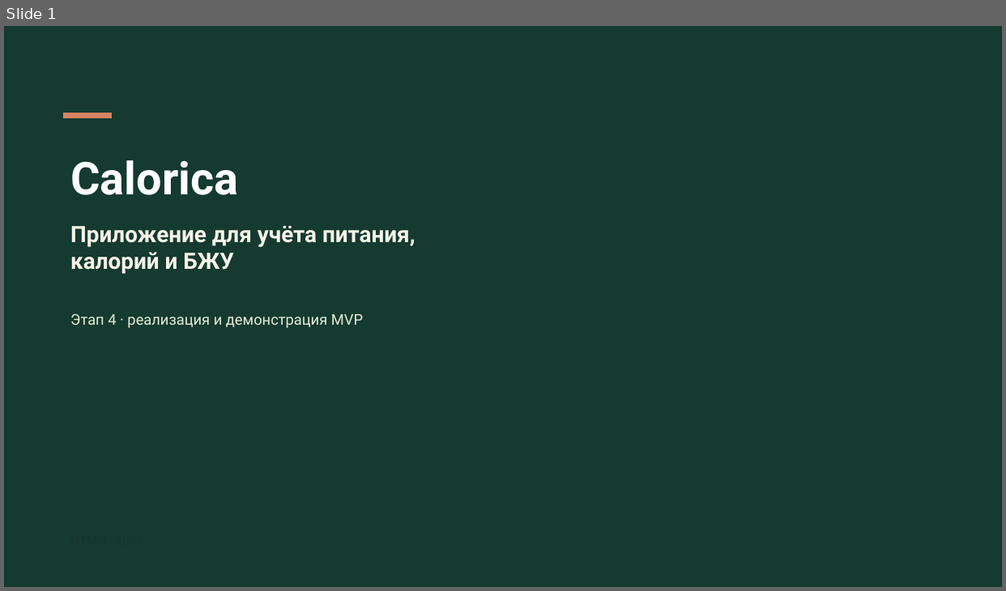
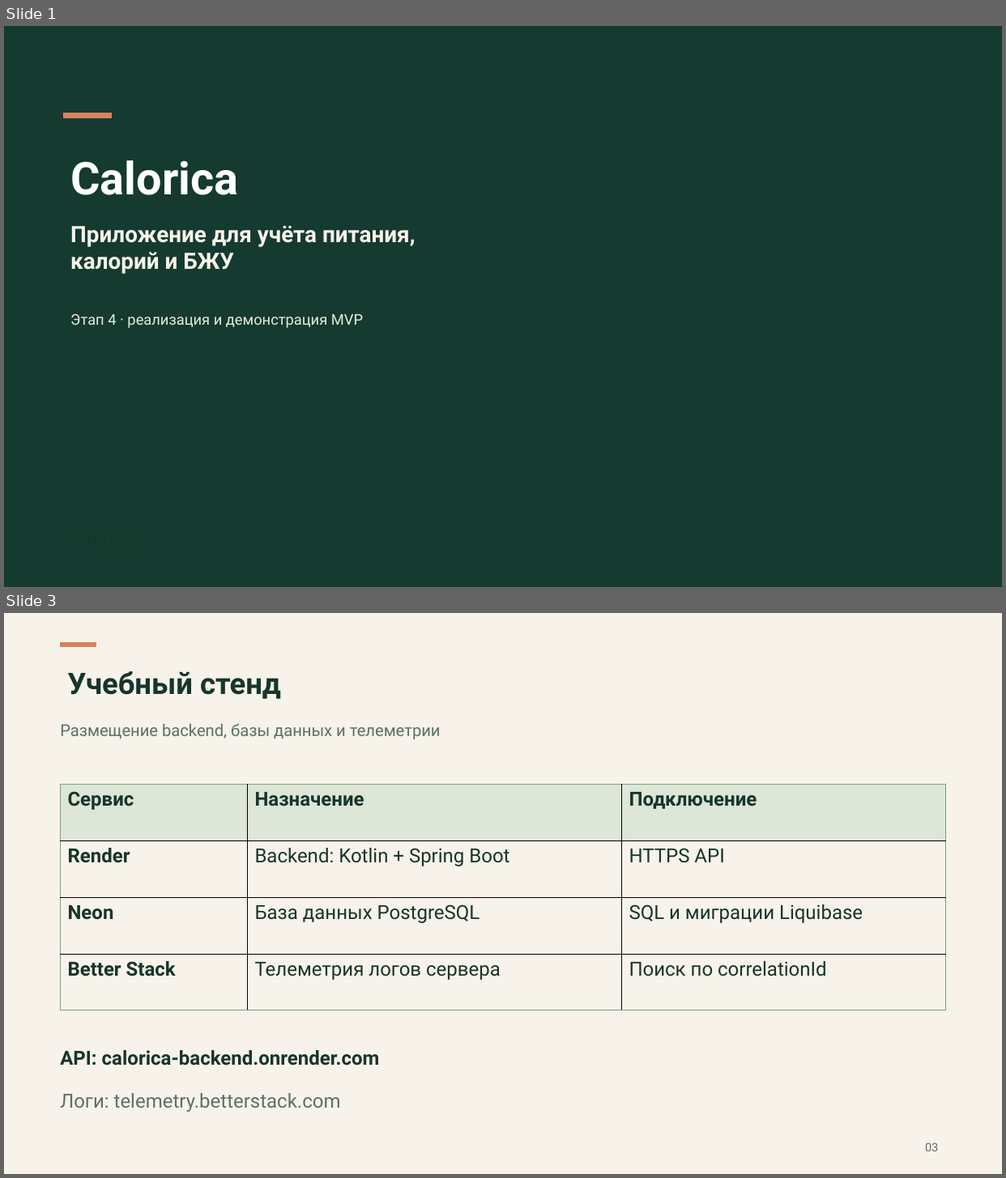
Before and after one commit to rurkk/Calorica, a slide deck: docs/semester-mvp/stage-4/Calorica-stage-4.pptx. Shown one above the other, each under a label of ours: slide 1 before the commit, slides 1 and 3 after it; the slides between them are not shown. The pictures are 1006x591 and 1006x1178 pixels, drawn with LibreOffice and Linux fonts; fonts in the diff are those of the drawing; background and template pictures are left out. Boxes give left, top, right and bottom in pixels: in the first picture for what was removed or moved away, otherwise in the second. Text is boxed around its words. In the diff, an @@ line names an element or a change of style, - is before the commit and + after.

```diff
--- a/docs/semester-mvp/stage-4/Calorica-stage-4.pptx
+++ b/docs/semester-mvp/stage-4/Calorica-stage-4.pptx
@@ slide 3 added at [4, 613, 1002, 1174], background #F7F3EA @@
@@ rectangle added at [60, 643, 96, 647], fill #D78461, outline #D78461 0 pt @@
@@ text added at [67, 671, 281, 699], 28.5 pt, text #17352B, bold @@
+Учебный стенд
@@ text added at [60, 723, 441, 739], 15.8 pt, text #5E7066 @@
+Размещение backend, базы данных и телеметрии
@@ table added at [60, 785, 946, 1011], 4 rows, 3 columns @@
+Сервис | Назначение | Подключение
+Render | Backend: Kotlin + Spring Boot | HTTPS API
+Neon | База данных PostgreSQL | SQL и миграции Liquibase
+Better Stack | Телеметрия логов сервера | Поиск по correlationId
@@ text added at [60, 1050, 380, 1066], 18.8 pt, text #17352B, bold @@
+API: calorica-backend.onrender.com
@@ text added at [60, 1093, 341, 1112], 18.8 pt, text #5E7066 @@
+Логи: telemetry.betterstack.com
@@ text added at [925, 1143, 938, 1152], 11.2 pt, text #5E7066 @@
+03
```
Also in this commit, not shown: 10 slides changed, 1 other slide added, 1 slide removed, 6 other files.
